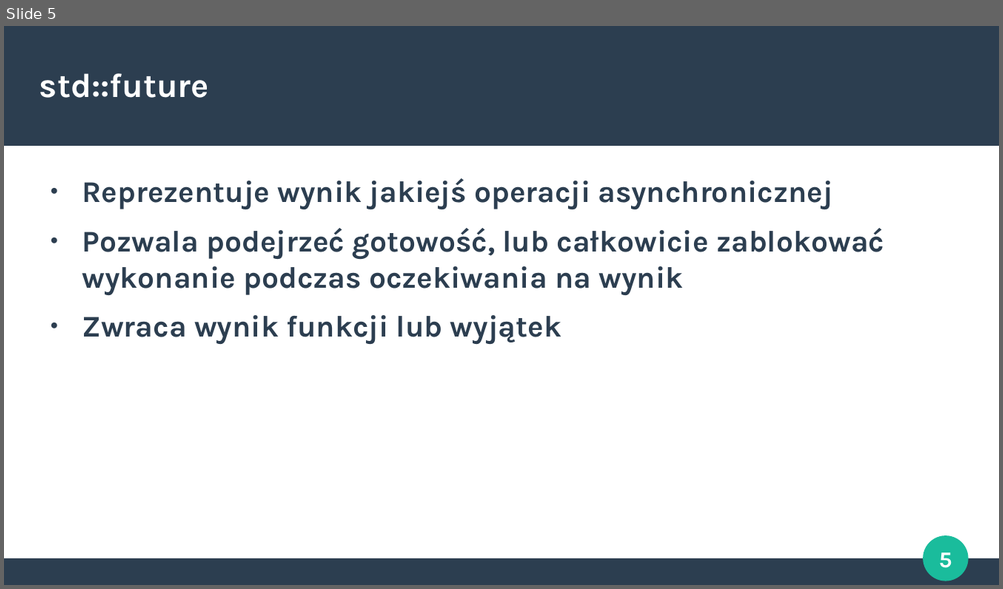
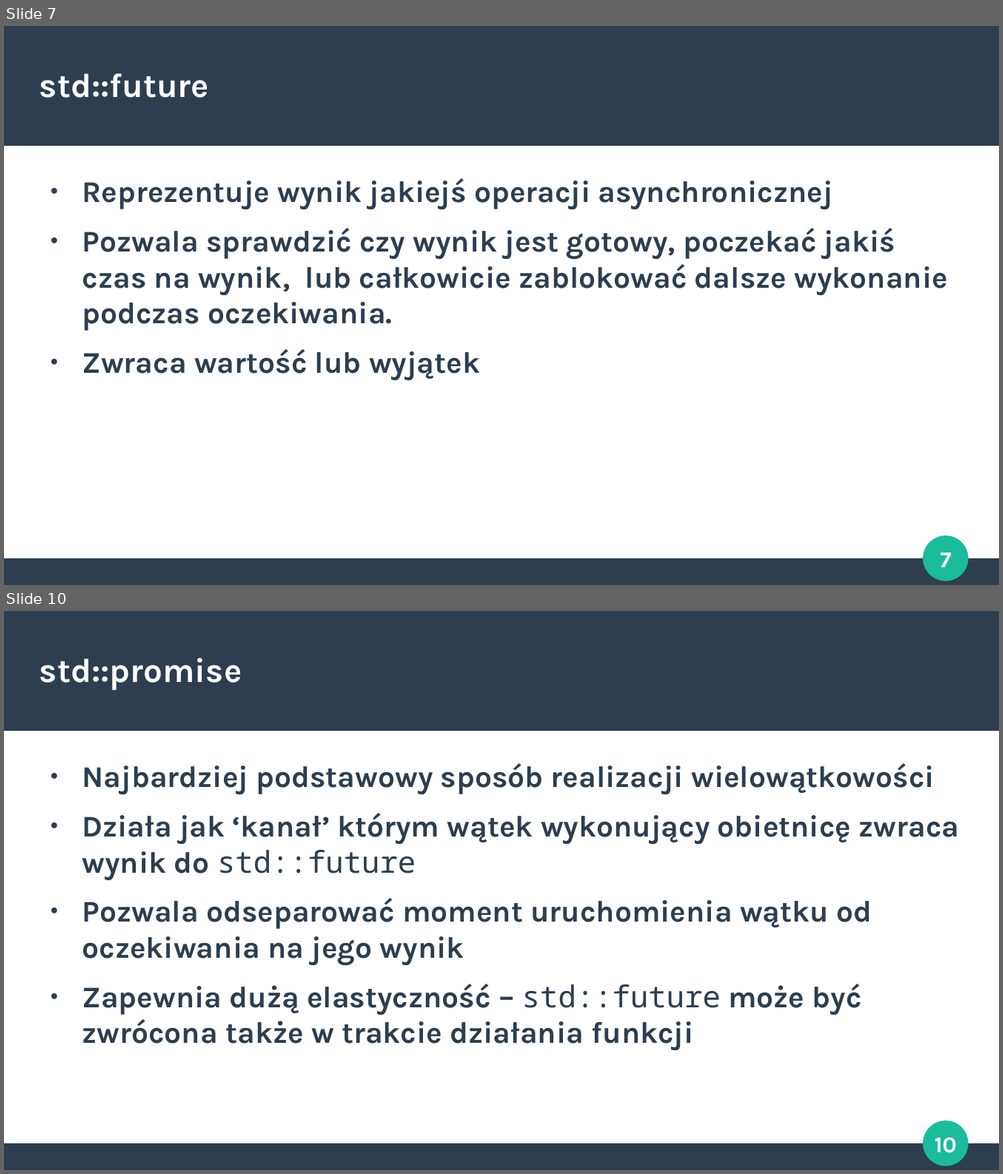
Before and after one commit to Crustacean1/Nitkowce, a slide deck: Prezka/Threads.odp. Shown one above the other, each under a label of ours: slide 5 before the commit, slides 7 and 10 after it; the slides between them are not shown. The pictures are 1003x589 and 1003x1174 pixels, drawn with LibreOffice and Linux fonts; fonts in the diff are those of the drawing. Boxes give left, top, right and bottom in pixels: in the first picture for what was removed or moved away, otherwise in the second. Text is boxed around its words. In the diff, an @@ line names an element or a change of style, - is before the commit and + after.

```diff
--- a/Prezka/Threads.odp
+++ b/Prezka/Threads.odp
@@ slide 10 added at (x1=4, y1=611, x2=999, y2=1170), background #FFFFFF; not listed: 4 template elements that a slide beside it also shows @@
@@ title added at (x1=40, y1=658, x2=242, y2=690), 27 pt, text #FFFFFF, bold @@
+std::promise
@@ text added at (x1=82, y1=763, x2=959, y2=1051), 24 pt, text #2C3E50, bold @@
+● Najbardziej podstawowy sposób realizacji wielowątkowości
+● Działa jak ‘kanał’ którym wątek wykonujący obietnicę zwraca wynik do std::future
+● Pozwala odseparować moment uruchomienia wątku od oczekiwania na jego wynik
+● Zapewnia dużą elastyczność – std::future może być zwrócona także w trakcie działania funkcji
@@ what was slide 5 is now slide 7 @@
@@ slide 7 changed as well @@
@@ text at (x1=82, y1=228, x2=948, y2=380): text changed @@
-● Pozwala podejrzeć gotowość, lub całkowicie zablokować wykonanie podczas oczekiwania na wynik
-● Zwraca wynik funkcji lub wyjątek
+● Pozwala sprawdzić czy wynik jest gotowy, poczekać jakiś czas na wynik, lub całkowicie zablokować dalsze wykonanie podczas oczekiwania.
+● Zwraca wartość lub wyjątek
@@ page number at (x1=939, y1=553, x2=950, y2=568): text changed @@
-5
+7
```
Also in this commit, not shown: 4 other slides changed, 8 other slides added, 3 slides removed.
